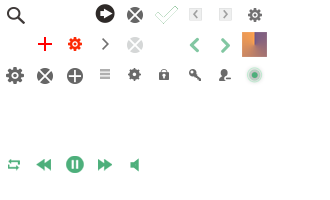
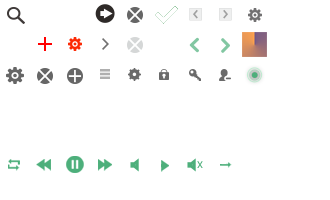
The second 330x200 image is a revision of the first. Changes to its layers:
added layer "图层 22" above "next icon 拷贝" over <box>161,160,169,172</box>
added layer "repet icon 拷贝 副本" above "repet icon 拷贝" over <box>220,162,232,168</box>
added layer "Volume Icon - Min 副本 2" above "Volume Icon - Min 副本" over <box>187,158,196,172</box>
added layer "图层 23 副本" above "图层 23" over <box>197,161,203,168</box>
